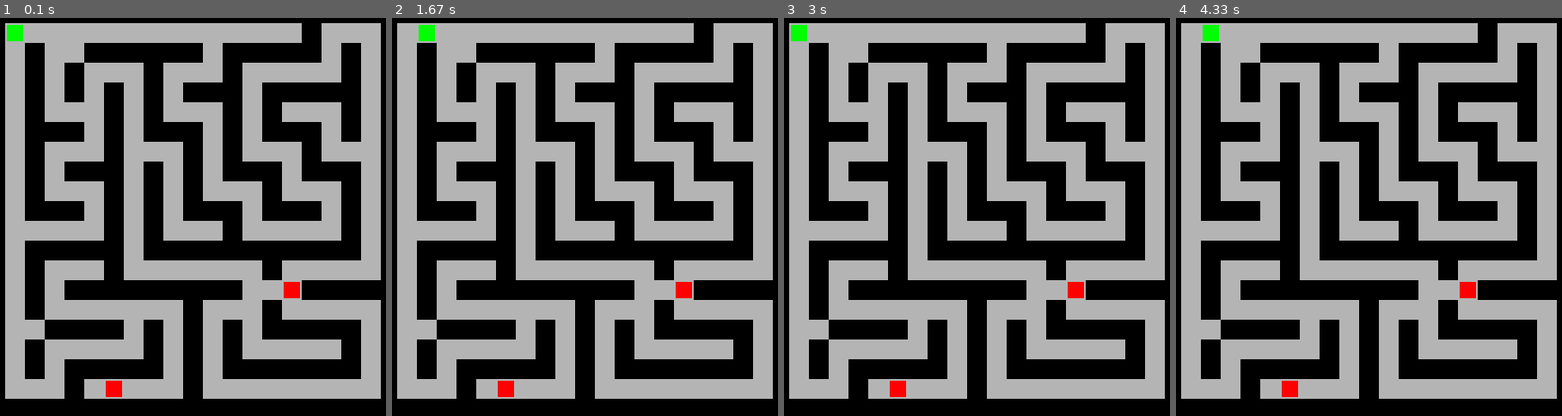
Above: before the commit, frames 1-4 (left to right).
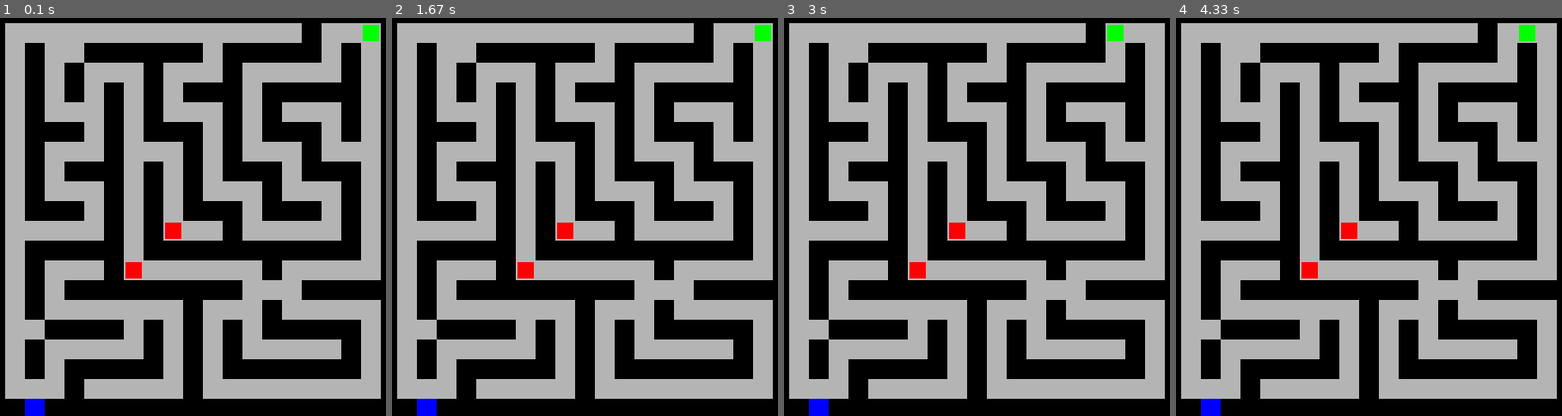
Above: after the commit, the same moments.

Repository: agentultra/Horton
Game: pygame game, started from horton/examples/labyrinth/main.py
The game is run twice, just before and just after one commit, with the same random seed, the same clock (stepped at 60 frames per second) and the same inputs. The source is Python 2; it was converted automatically to run under Python 3.
Inputs:
- Up to frame 1 (0.1 s): no input
- Up to frame 2 (1.67 s): hold D 0.33-0.8 s
- Up to frame 3 (3 s): hold A 1.83-2.37 s; hold A from 2.73 s (still down)
- Up to frame 4 (4.33 s): release A at 3.13 s; hold D 3.57-4.2 s

The runs differ from the first frame. In frame 1, 1.3% of the frame differs, in the area x 1-99%, y 1-100%; in frame 2, 1.3%; in frame 3, 1.3%; in frame 4, 1.3%.

Commit message:
Add exit placement

Diff:
--- a/horton/examples/labyrinth/levels.py
+++ b/horton/examples/labyrinth/levels.py
@@ -189,8 +189,9 @@
     Place the exit tile somewhere on the opposite side of the level
     from the player.
     """
-    pos = (-level.player.x % level.width, -level.player.y % level.height)
-    print("EXIT: %s" % (pos,))
+    pos_x, pos_y = (-level.player.x % level.width, -level.player.y % level.height)
+    level[pos_x, pos_y] = tiles.Exit()
+    level.exit = (pos_x, pos_y)
 
 
 def satisfactory_placement(level):
@@ -201,6 +202,7 @@
     A satisfactory placement consists of the following rules:
       - There is no enemy within a 5-tile radius of the player
       - There is no object in a 1 tile radius of an enemy
+      - The Exit tile is reachable
     """
     p_pos = level.player.position
     p_coords = filter(lambda c: level[c].passable,
@@ -211,18 +213,26 @@
     for enemy in level.enemies:
         e_pos = enemy.position
         e_coords = filter(lambda c: level[c].passable,
-                          neighbours(level, e_pos, 1))
+                          neighbours(level, e_pos))
         if any([level[coord].objects for coord in e_coords]):
             return False
+
+    exit_ncoords = filter(lambda c: level._is_valid_location(*c),
+                          [(level.exit[0] + x, level.exit[1] + y)
+                           for x, y in ((0, -1), (1, 0), (0, 1), (-1, 0))])
+    if not any([isinstance(level[n], tiles.Floor) for n in exit_ncoords]):
+        return False
+
     return True
 
 
 def clear_level(level):
     level.enemies = []
     level.player = None
-    level.exit = None
-    for tile in level:
-        tile['objects'] = []
+    for coordinate, tile in level.iter_items():
+        if isinstance(tile, tiles.Exit):
+            level[coordinate] = tiles.Wall()
+        tile.objects = []
 
 
 def generate_level(depth):
